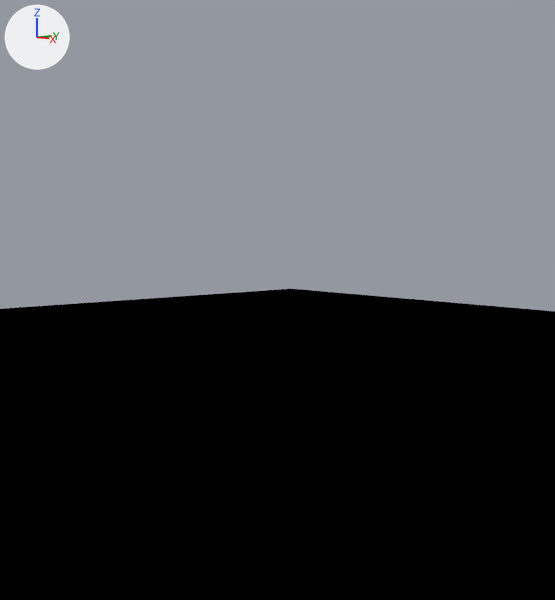
The Blender file Blends/sample.blend, before and after one commit.
The view is the same before and after, from the file's camera 'Camera'. The lights are fixed; the arrows at upper left show +X, +Y and +Z. The picture after the commit comes second.

The first picture shows 'FloorClip'.
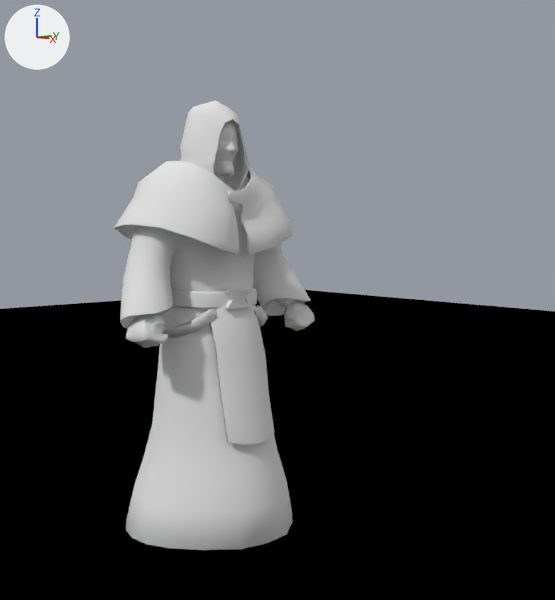
Pixel boxes [x1, y1, x2, y2] of what changed, in the pictures (555 x 600 px):
```json
{"object": "SK_ORD_Clericus.001", "change": "added", "after": [114, 101, 315, 550], "faces in mat_m_ord_clericus (its picture is missing)": [114, 101, 311, 550], "faces in mat_m_interfector_body (its picture is missing)": [126, 301, 315, 348], "faces in mat_m_male_head_06_b (its picture is missing)": [214, 121, 239, 181]}
```

Edits to the scene script, one JSON object a line:
```json
{"op": "add", "block": "ng_abiotic_bsdf", "code": ["ng_abiotic_bsdf = bpy.data.node_groups.new('Abiotic BSDF', 'ShaderNodeTree')", "# nodes: AddShader, BsdfPrincipled, Math, Mix, Value", "# colours: white #e7e7e7, white #ffffff"]}
{"op": "add", "block": "mat_m_labratlegs_highinq", "code": ["mat_m_labratlegs_highinq = bpy.data.materials.new('M_LabRatLegs_HighInq')", "# nodes: Group, OutputMaterial", "# colours: white #e7e7e7, white #ffffff"]}
{"op": "add", "block": "mat_m_interfector_body", "code": ["mat_m_interfector_body = bpy.data.materials.new('M_Interfector_Body')", "# nodes: Group, OutputMaterial", "# colours: white #e7e7e7, white #ffffff"]}
{"op": "add", "block": "mat_m_male_head_06_b", "code": ["mat_m_male_head_06_b = bpy.data.materials.new('M_Male_Head_06_B')", "# nodes: Group, OutputMaterial", "# colours: white #e7e7e7, white #ffffff"]}
{"op": "add", "block": "mat_m_ord_clericus", "code": ["mat_m_ord_clericus = bpy.data.materials.new('M_ORD_Clericus')", "# nodes: Group, OutputMaterial", "# colours: white #e7e7e7, white #ffffff"]}
{"op": "add", "block": "me_sk_ord_clericus", "code": ["me_sk_ord_clericus = bpy.data.meshes.new('SK_ORD_Clericus')", "me_sk_ord_clericus.from_pydata(...)  # 3695 vertices, 5104 faces; spans x -37.0..39.0, y -49.0..49.0, z 0.0..182.0", "# faces by material slot: [2774, 722, 1192, 416]", "me_sk_ord_clericus.materials.append(mat_m_ord_clericus)  # its picture is missing", "me_sk_ord_clericus.materials.append(mat_m_male_head_06_b)  # its picture is missing", "me_sk_ord_clericus.materials.append(mat_m_labratlegs_highinq)  # its picture is missing", "me_sk_ord_clericus.materials.append(mat_m_interfector_body)  # its picture is missing"]}
{"op": "add", "block": "ob_sk_ord_clericus_001", "code": ["ob_sk_ord_clericus_001 = bpy.data.objects.new('SK_ORD_Clericus.001', me_sk_ord_clericus)", "ob_sk_ord_clericus_001.location = (0.0, 0.0, 0.0)", "ob_sk_ord_clericus_001.scale = (0.01, 0.01, 0.01)"]}
```
